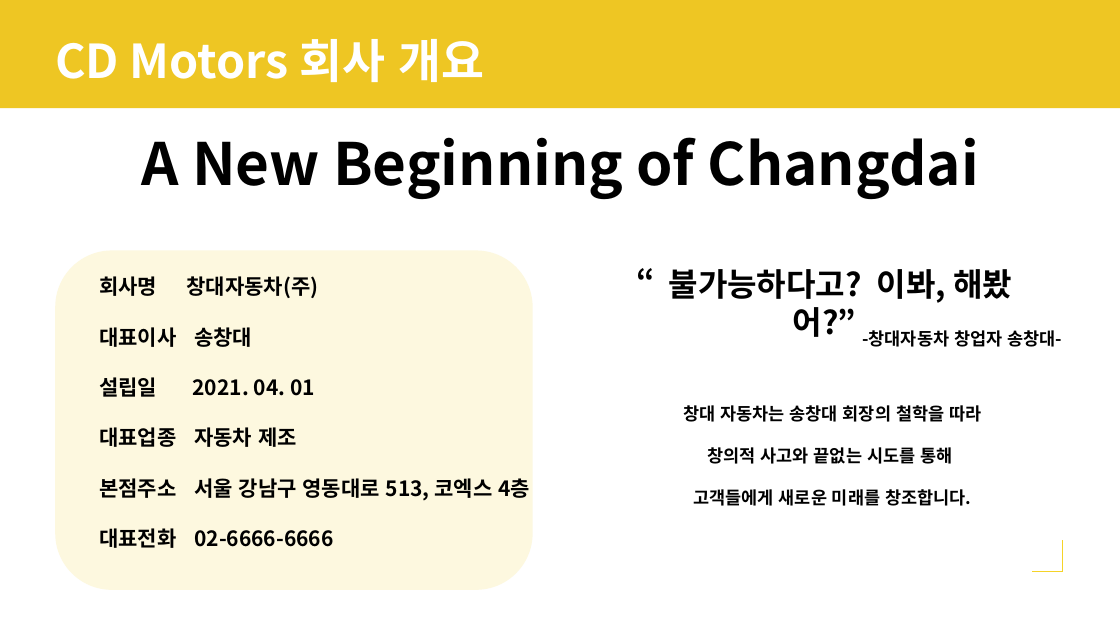
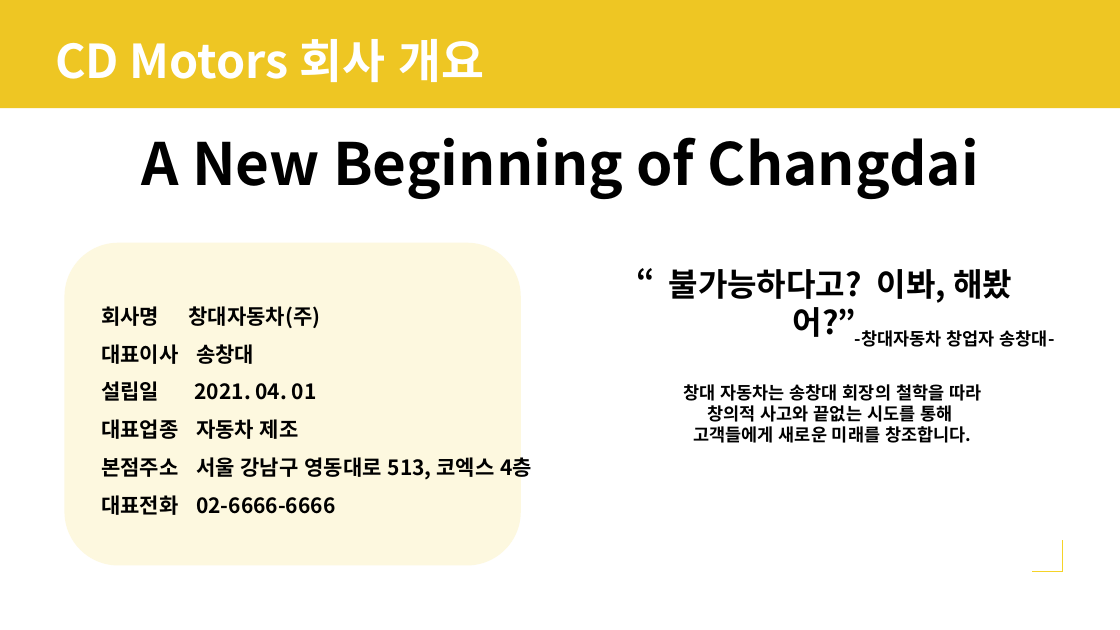
Before and after one commit to naniboy0923/SAP_Project, a slide deck: slide 5 of Document/프로젝트 수행계획서.pptx. Drawn at 1120x630 pixels with LibreOffice and Linux fonts; fonts in the diff are those of the drawing. Boxes give left, top, right and bottom in pixels: in the first picture for what was removed or moved away, otherwise in the second. Text is boxed around its words. In the diff, an @@ line names an element or a change of style, - is before the commit and + after.

```diff
--- a/Document/프로젝트 수행계획서.pptx
+++ b/Document/프로젝트 수행계획서.pptx
@@ rounded rectangle: place and size @@
-rounded rectangle at <box>55,250,532,590</box>
+rounded rectangle at <box>64,243,521,565</box>
@@ text "회사명 창대자동차(주)": place and size @@
-text "회사명 창대자동차(주)" at <box>99,276,530,548</box>
+text "회사명 창대자동차(주)" at <box>101,306,532,515</box>
@@ text "회사명 창대자동차(주)" at <box>101,306,532,515</box>: line spacing 1 to 1.5 @@
@@ text "-창대자동차 창업자 송창대-": place and size @@
-text "-창대자동차 창업자 송창대-" at <box>862,330,1062,347</box>
+text "-창대자동차 창업자 송창대-" at <box>855,330,1055,347</box>
@@ text "창대 자동차는 송창대 회장의 철학을 ..." at <box>683,384,981,443</box>: line spacing 2 to 1 @@
```
Also in this commit, not shown: 5 other slides changed.
